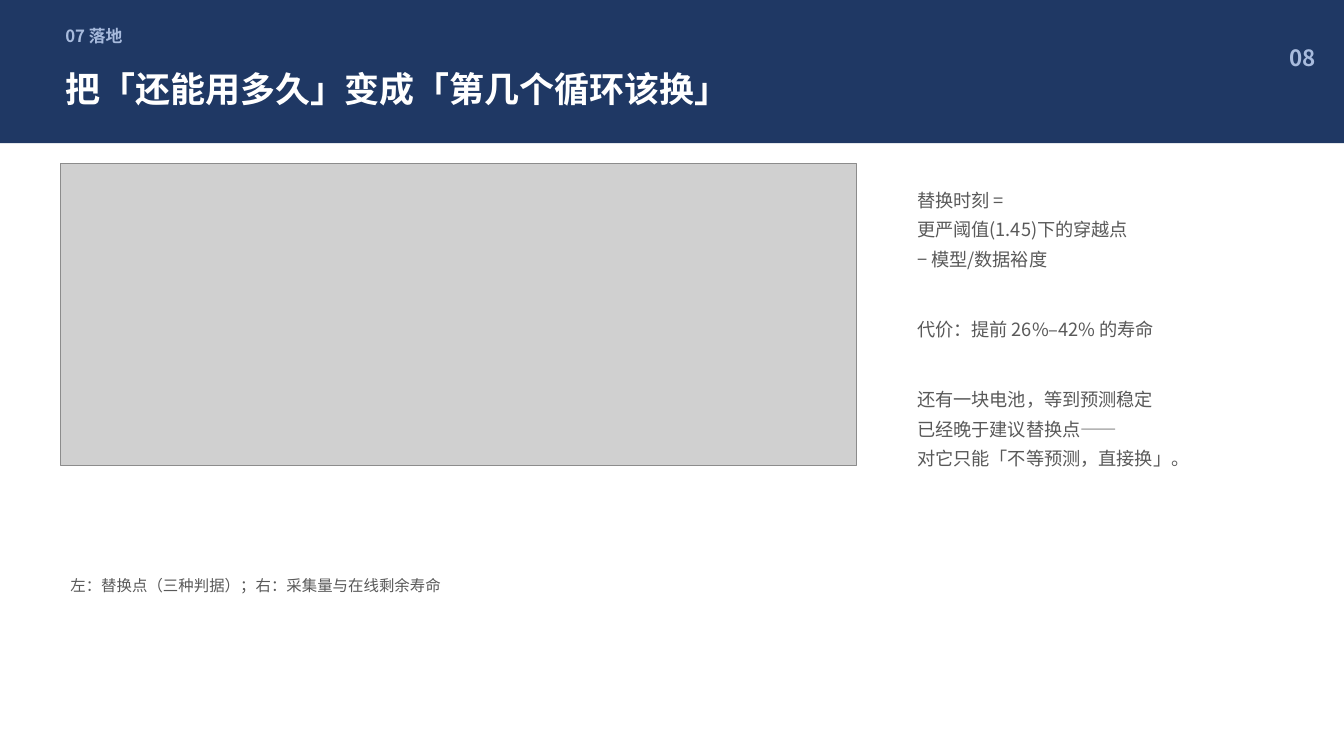
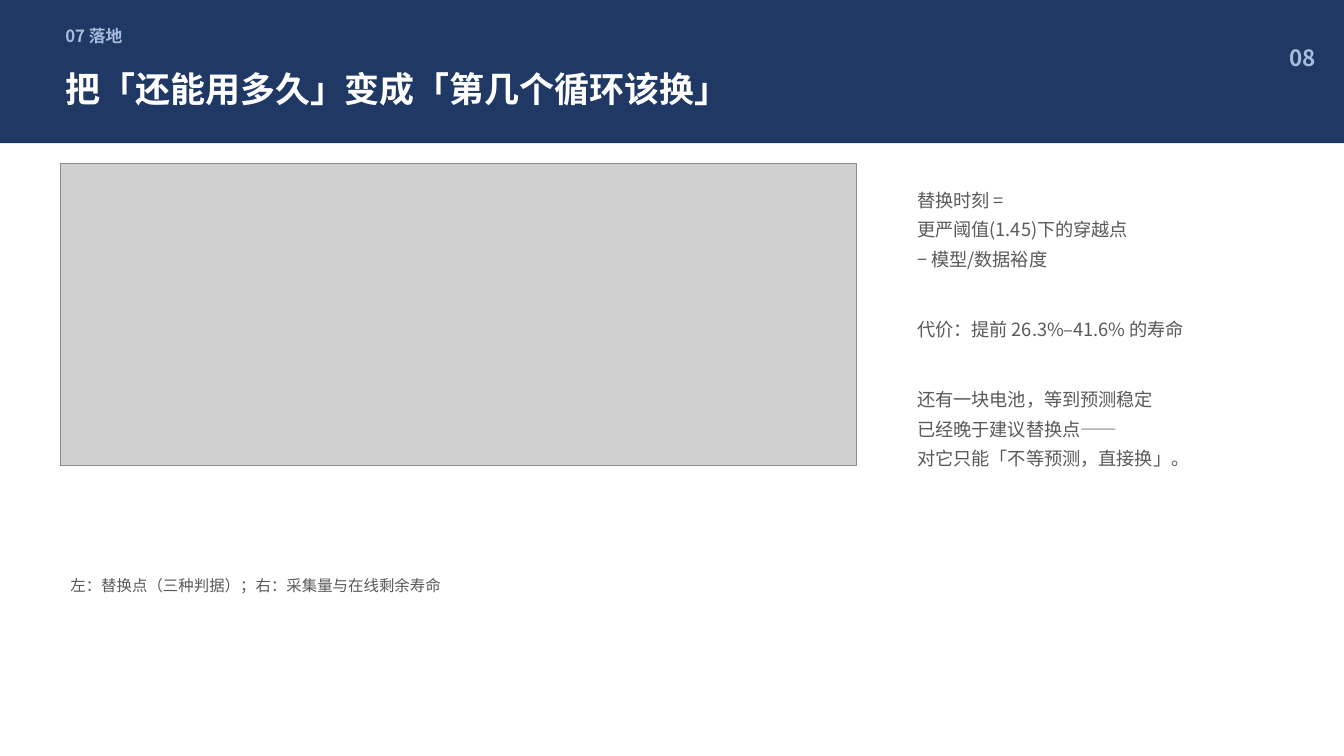
Before and after one commit to Tony-Stank-shift/battery-and-span-prediction, a slide deck: slide 8 of report/20_题3_黄锦添.pptx. Drawn at 1344x756 pixels with LibreOffice and Linux fonts; fonts in the diff are those of the drawing; grey boxes stand for pictures. Boxes give left, top, right and bottom in pixels: in the first picture for what was removed or moved away, otherwise in the second. Text is boxed around its words. In the diff, an @@ line names an element or a change of style, - is before the commit and + after.

Commit message:
feat(W24/W25): README 交付物索引 + 链接校验 + 收官大检查
W24（仓库公开可访问 / README 完整可用 / 附录链接能打开）
- 匿名抓取 https://github.com/Tony-Stank-shift/battery-health-and-lifespan-prediction
  返回 HTTP 200 且标题可读 -> 仓库公开
- README 补「交付物与文档索引」表（报告 / PPT / 逐字稿 / 复现指南 / 状态 / 决策 / 交接）
  与「一键重建全部交付物」四条命令；目录结构更新到 20 个 src 模块、report/ 已有产物
- scripts/check_links.py：解析 README 与 docs/*.md 里的全部相对链接与反引号路径，
  逐个验证存在（含 --online 外链 HEAD）
  结果：7 个文档、48 个本地引用，全部可打开

W25（收官大检查：整合一致性 / 可复现性 / 价值对齐）
- scripts/final_check.py 生成 docs/W25_收官检查.md，30 项全过
  · 整合一致性 14 项：文件名/学号/姓名/学院、四个关键数字跨文档且与产物一致、
    报告 9 章、PPT 9 页、Git 历史可追溯
  · 可复现性 6 项：清单 40 产物、逐字节一致、17 步管线、42 条变异，
    以及 **--clean 的干净副本重建**（复制到无 outputs/ 的目录跑 run_all --check，exit=0）
  · 价值对齐 10 项：账本五条验收逐条对应到证据（四个基本任务各自的图表、
    同一口径比较 + 时序划分、不确定性可量化、一条命令重跑、Git 与章节对应）
- 修了两个问题：
  · 分组边界原来是硬编码下标，与实际调用顺序不符 -> 改成 check() 时打戳
  · 干净副本子进程的环境变量从零构造，丢了 SYSTEMROOT/TEMP 导致 M3 莫名 exit 1
    -> 改为继承 os.environ

另外把 PPT 的「26%–42%」对齐到「26.3%–41.6%」，与报告和产物同精度
（收官检查要求同一数字在不同交付物里一致）

```diff
--- a/report/20_题3_黄锦添.pptx
+++ b/report/20_题3_黄锦添.pptx
@@ text at (917, 320, 1185, 338): text changed @@
-代价：提前 26%–42% 的寿命
+代价：提前 26.3%–41.6% 的寿命
```
Also in this commit, not shown: 5 other files.
